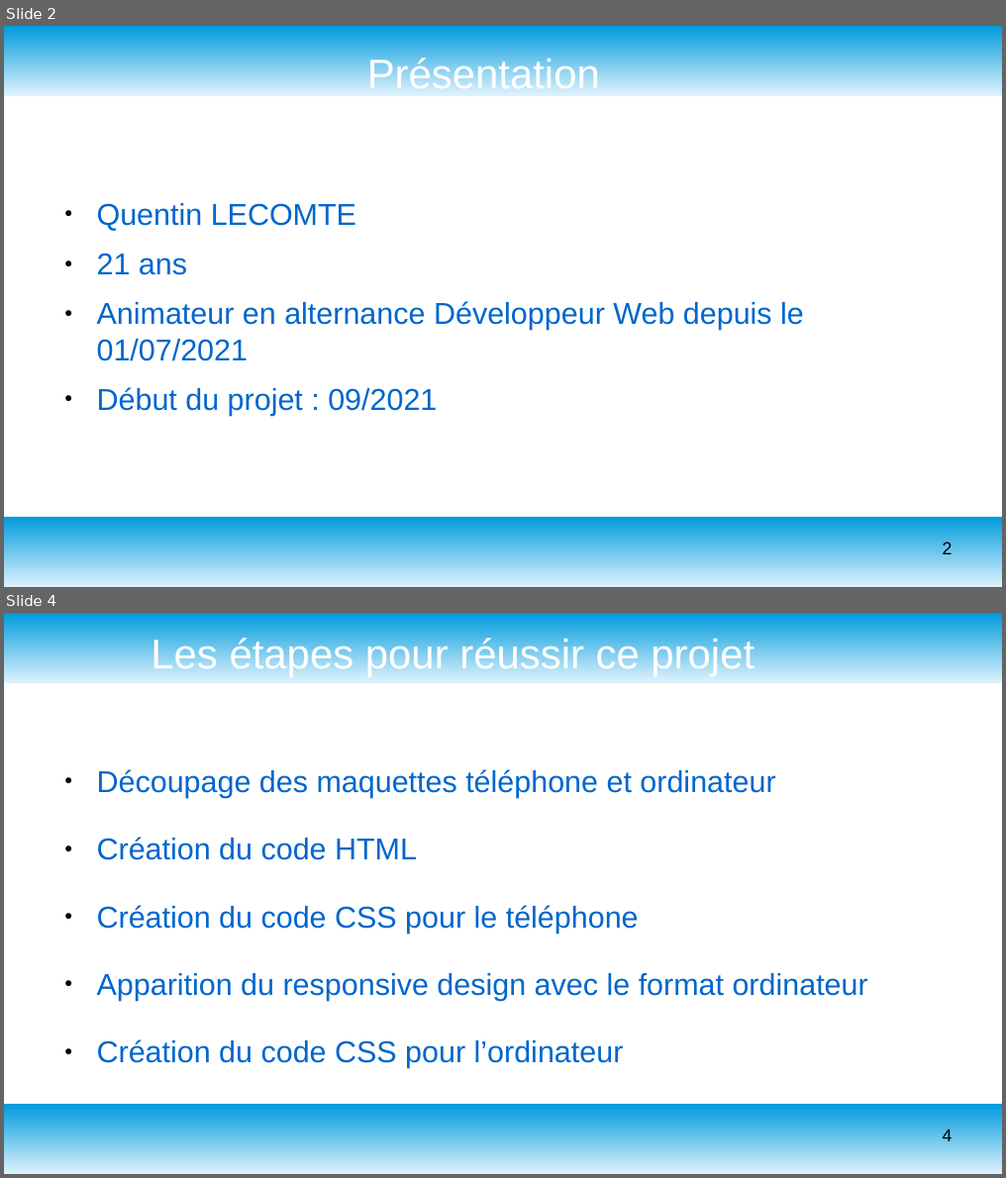
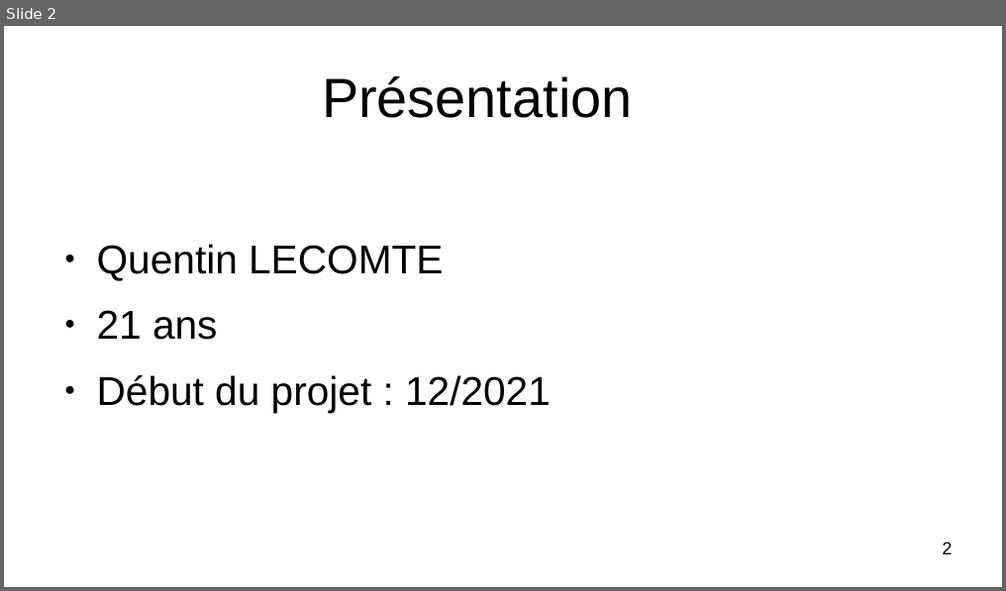
Before and after one commit to Quentin1232/quentinlecomte_3_07022022, a slide deck: Soutenance projet 3.odp. Shown one above the other, each under a label of ours: slides 2 and 4 before the commit, slide 2 after it; the slides between them are not shown. The pictures are 1006x1178 and 1006x591 pixels, drawn with LibreOffice and Linux fonts; fonts in the diff are those of the drawing. Boxes give left, top, right and bottom in pixels: in the first picture for what was removed or moved away, otherwise in the second. Text is boxed around its words. In the diff, an @@ line names an element or a change of style, - is before the commit and + after.

```diff
--- a/Soutenance projet 3.odp
+++ b/Soutenance projet 3.odp
@@ slide 4 removed at bbox=[4, 613, 1002, 1174], background #FFFFFF; not listed: 2 template elements that a slide beside it also shows @@
@@ title removed at bbox=[151, 635, 754, 676] @@
-Les étapes pour réussir ce projet
@@ text removed at bbox=[97, 769, 868, 1068] @@
-● Découpage des maquettes téléphone et ordinateur
-● Création du code HTML
-● Création du code CSS pour le téléphone
-● Apparition du responsive design avec le format ordinateur
-● Création du code CSS pour l’ordinateur
@@ page number removed at bbox=[943, 1129, 952, 1146] @@
-4
@@ slide 2 changed as well @@
@@ rectangle removed at bbox=[4, 26, 1002, 95] @@
@@ title "Présentation" at bbox=[322, 76, 632, 118]: size 33 to 44 pt, text colour #FFFFFF to #000000 @@
@@ text "Quentin LECOMTE": place and size @@
-text "Quentin LECOMTE" at bbox=[97, 203, 804, 416]
+text "Quentin LECOMTE" at bbox=[97, 244, 550, 413]
@@ text at bbox=[97, 244, 443, 340]: size 24 to 32 pt, text colour #0066CC to #000000 in "Quentin LECOMTE", "21 ans"; more space between paragraphs @@
@@ text at bbox=[97, 375, 550, 413]: text changed; size 24 to 32 pt; text colour #0066CC to #000000 @@
-● Animateur en alternance Développeur Web depuis le 01/07/2021
-● Début du projet : 09/2021
+● Début du projet : 12/2021
@@ rectangle removed at bbox=[4, 518, 1002, 587] @@
```
Also in this commit, not shown: 4 other slides changed, 7 slides added, 5 other slides removed, 22 other files.
